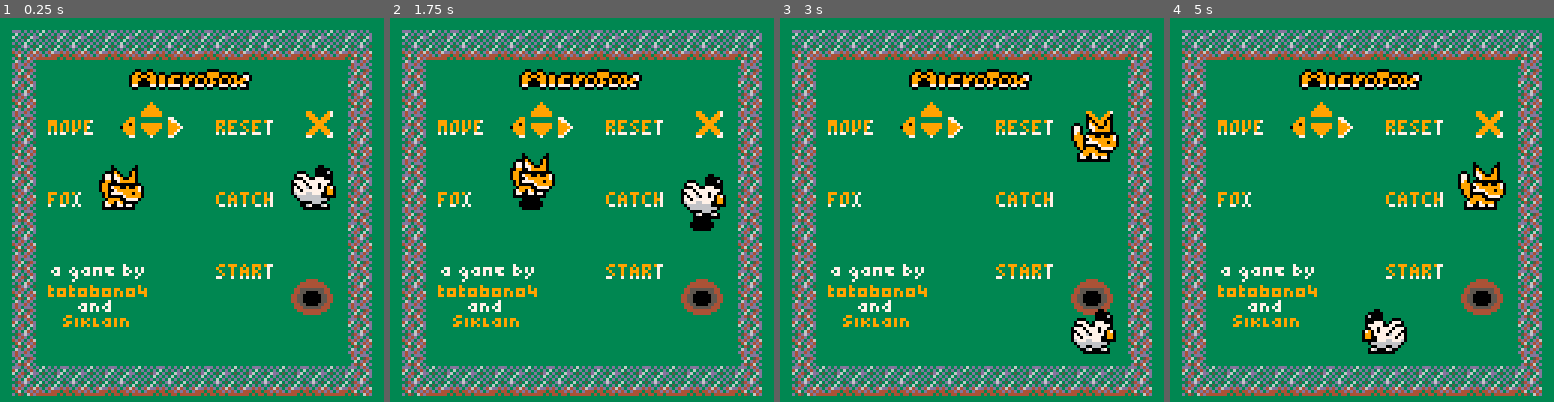
Above: before the commit, frames 1-4 (left to right).
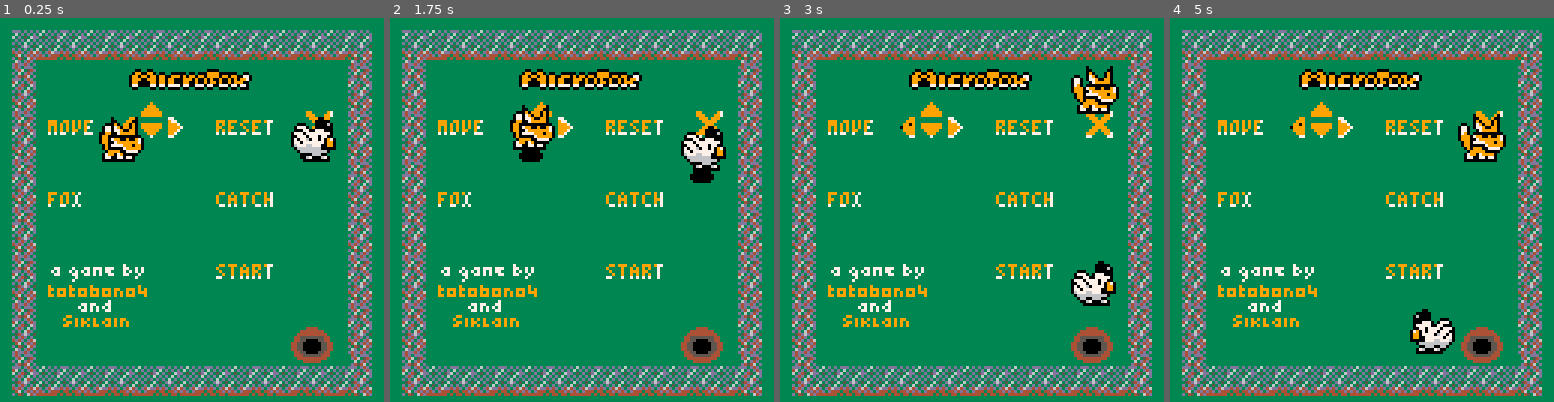
Above: after the commit, the same moments.

Repository: totobono4/microfox
Game: PICO-8 cartridge microfox.p8
The game is run twice, just before and just after one commit, with the same random seed, the same clock (stepped at 60 frames per second) and the same inputs.
Inputs:
- Up to frame 1 (0.25 s): no input
- Up to frame 2 (1.75 s): tap X (X key) at 0.33, 1.07 s; tap O (Z key) at 0.7, 1.7 s; hold Right from 1.6 s (still down)
- Up to frame 3 (3 s): tap X (X key) at 1.85, 2.97 s; release Right at 2.1 s; tap O (Z key) at 2.1, 2.5, 2.9 s; hold Up 2.15-2.42 s; hold Right from 2.47 s (still down)
- Up to frame 4 (5 s): release Right at 3.03 s; hold Left 3.08-3.58 s; tap O (Z key) every 0.4 s from 3.3 to 4.9 s; hold Down 3.63-3.97 s; hold Right 4.02-4.68 s; tap X (X key) at 4.08 s; hold Up from 4.73 s (still down)

The runs differ from the first frame. In frame 1, 5.6% of the frame differs, in the area x 25-88%, y 25-90%; in frame 2, 6.0%, in the area x 31-88%, y 22-90%; in frame 3, 4.5%; in frame 4, 5.7%.

Commit message:
lvl 10 added

Diff:
--- a/microfox.p8
+++ b/microfox.p8
@@ -166,9 +166,9 @@
 	 	{10,1,1,1,1,1,1,9},
 	 },
 	 e={
-	 	{id=3,x=6,y=5},
-	 	{id=1,x=2,y=3},
-	 	{id=2,x=6,y=3},
+	 	{id=3,x=6,y=6},
+	 	{id=1,x=2,y=2},
+	 	{id=2,x=6,y=2},
 	 	{id=4,x=1,y=1},
 	 	{id=4,x=2,y=1},
 	 	{id=4,x=3,y=1},
@@ -326,10 +326,10 @@
 			{10,1, 4, 1, 1, 1, 1, 9},
 		},
 		e={
-			{id=3,x=5,y=6},
+			{id=3,x=3,y=1},
 			{id=1,x=1,y=1},
 	 	{id=2,x=6,y=1},
-		 {id=4,x=1,y=6},
+		 {id=4,x=2,y=1},
 		},
 		h=0,
 		q=0,
@@ -347,16 +347,39 @@
 	 	{10,0, 1, 1, 4, 1, 1, 9},
 	 },
 	 e={
-			{id=3,x=1,y=1},
+			{id=3,x=6,y=1},
 	 	{id=1,x=0,y=0},
 	 	{id=2,x=6,y=1},
-	 	{id=2,x=6,y=6}
+	 	{id=2,x=6,y=6},
+		 {id=4,x=5,y=5},
+		 {id=4,x=1,y=5},
 	 },
 		h=0,
-	 q=-1,
+	 q=0,
 	},
-
-
+	[10]={
+		m=maps.green,
+	 b={
+	 	{ 2, 0,10, 1, 8, 0, 0, 0},
+	 	{ 2, 0, 0, 0, 2, 0, 0, 0},
+	 	{ 2, 0, 0, 0, 2, 0, 2, 0},
+	 	{ 4, 1, 8, 0, 2, 0,10, 1},
+	 	{ 0, 0, 2, 0, 2, 0, 0, 0},
+	 	{ 0, 0, 2, 0,10, 1, 0, 0},
+	 	{ 0, 0, 2, 0, 0, 0, 0, 0},
+	 	{ 0, 0, 2, 0, 0, 0, 0, 0},
+	 },
+	 e={
+			{id=3,x=1,y=1},
+	 	{id=1,x=1,y=1},
+	 	{id=2,x=1,y=4},
+	 	{id=2,x=5,y=7},
+		 {id=4,x=2,y=2},
+		 {id=4,x=6,y=6},
+	 },
+		h=0,
+	 q=0,
+	},
 }
 
 musics={
